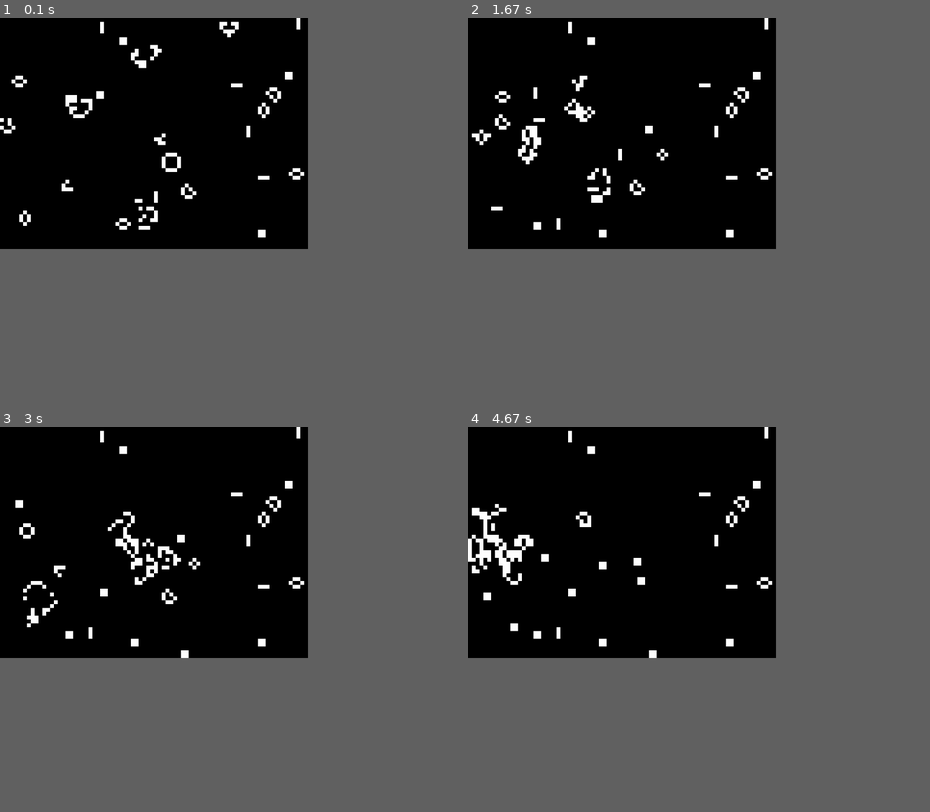
Above: before the commit, frames 1-4 (two rows, left to right).
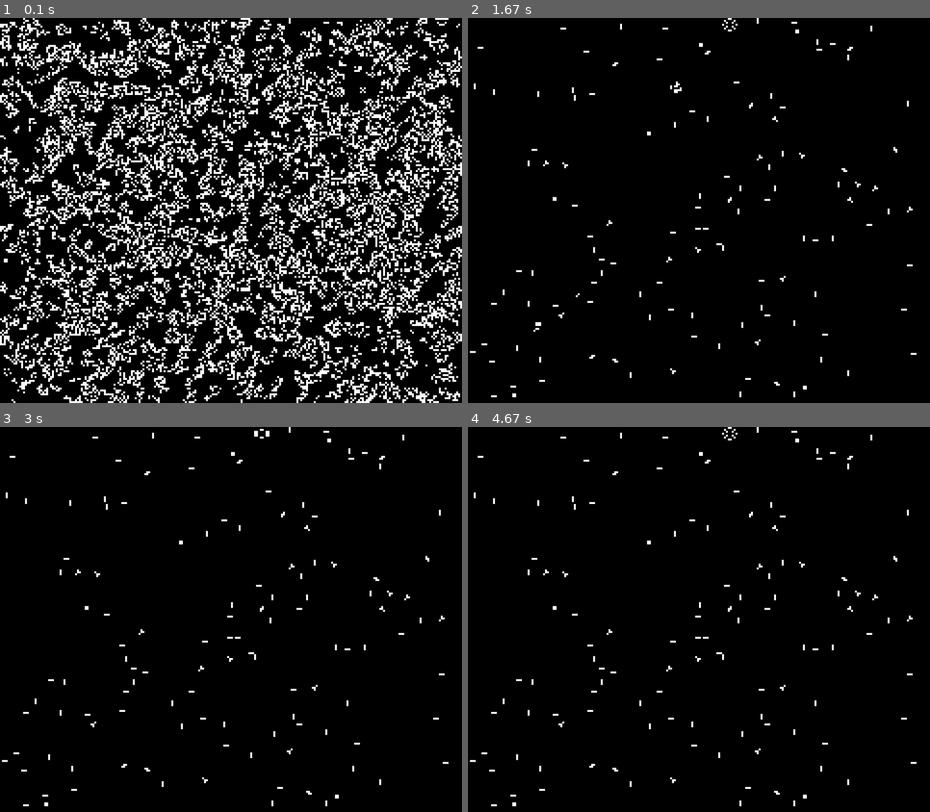
Above: after the commit, the same moments.

Repository: not-ETHICAL-HACKER/Python-Projects
Game: pygame game, started from main/math/cellular_automata_pygame.py
Two runs of this game, one before a commit and one after it. Both use one fixed random seed, a clock stepped at 60 frames per second and the inputs below.
Inputs:
- Up to frame 1 (0.1 s): no input
- Up to frame 2 (1.67 s): no input
- Up to frame 3 (3 s): no input
- Up to frame 4 (4.67 s): no input
In our replay, the window is 600x450 before the commit and 900x750 after it. These sizes can differ from the game's own. Grey fills any space a smaller window leaves; there, only what the larger window draws over its background counts as a difference.

The runs differ from the first frame. In frame 1, 32% of the frame differs, in the area x 0-100%, y 0-100%; in frame 2, 2.8%; in frame 3, 2.8%; in frame 4, 2.9%.

Commit message:
Increase window, reduce cell size, tweak rules
Increase display to 1200x1000 and reduce cell_size from 10 to 5 for higher-resolution grid. Introduce chance variable (0.5) and use it for initial alive-cell probability instead of the hardcoded 0.1. Change default CONWAY flag to False (VON becomes True) and adjust neighbor logic: survival check updated to use a tuple condition and dead-cell processing now considers CONWAY or VON. These changes prepare the simulation for a different initial density and modified rule behavior.

Diff:
--- a/main/math/cellular_automata_pygame.py
+++ b/main/math/cellular_automata_pygame.py
@@ -82,17 +82,18 @@
 import pygame,random,math
 
 pygame.init()
-WIDTH = 800
-HEIGHT = 600
+WIDTH = 1200
+HEIGHT = 1000
 
-cell_size = 10
+cell_size = 5
+chance = 0.5
 alive_pos = set()  # store alive cell positions as (x, y) tuples
 dead_pos = set()   # store dead cell positions as (x, y) tuples
 screen = pygame.display.set_mode((WIDTH, HEIGHT))
 
 for i in range(int((WIDTH//cell_size))):
     for j in range(int((HEIGHT//cell_size))):
-            if random.random() < 0.1:  # 10% chance to be alive
+            if random.random() < chance:  # 10% chance to be alive
                 pygame.draw.rect(screen, (255,255,255),
                  (i*cell_size, j*cell_size,
                   cell_size, cell_size))
@@ -104,7 +105,7 @@
                 dead_pos.add((i, j))  # store grid position
 
 running = True
-CONWAY =True
+CONWAY = False
 VON = not CONWAY
 
 CROSS = False
@@ -154,14 +155,14 @@
                         if (x + dx, y + dy) in alive_pos:
                             neighbors += 1
 
-            if neighbors == 2:
+            if neighbors in (2,): #change to make new behavior
                 new_pos.add((x, y))  # stays alive or becomes alive
             else:
                 dead_pos.add((x, y))  # becomes dead
 
     for (x,y) in  dead_pos:
         neighbors = 0
-        if CONWAY:
+        if CONWAY or VON:
             for dx in  (-1,0,1):
                 for dy in  (-1,0,1):
                     if (dx, dy) != (0, 0) and (x + dx, y + dy) in alive_pos:
